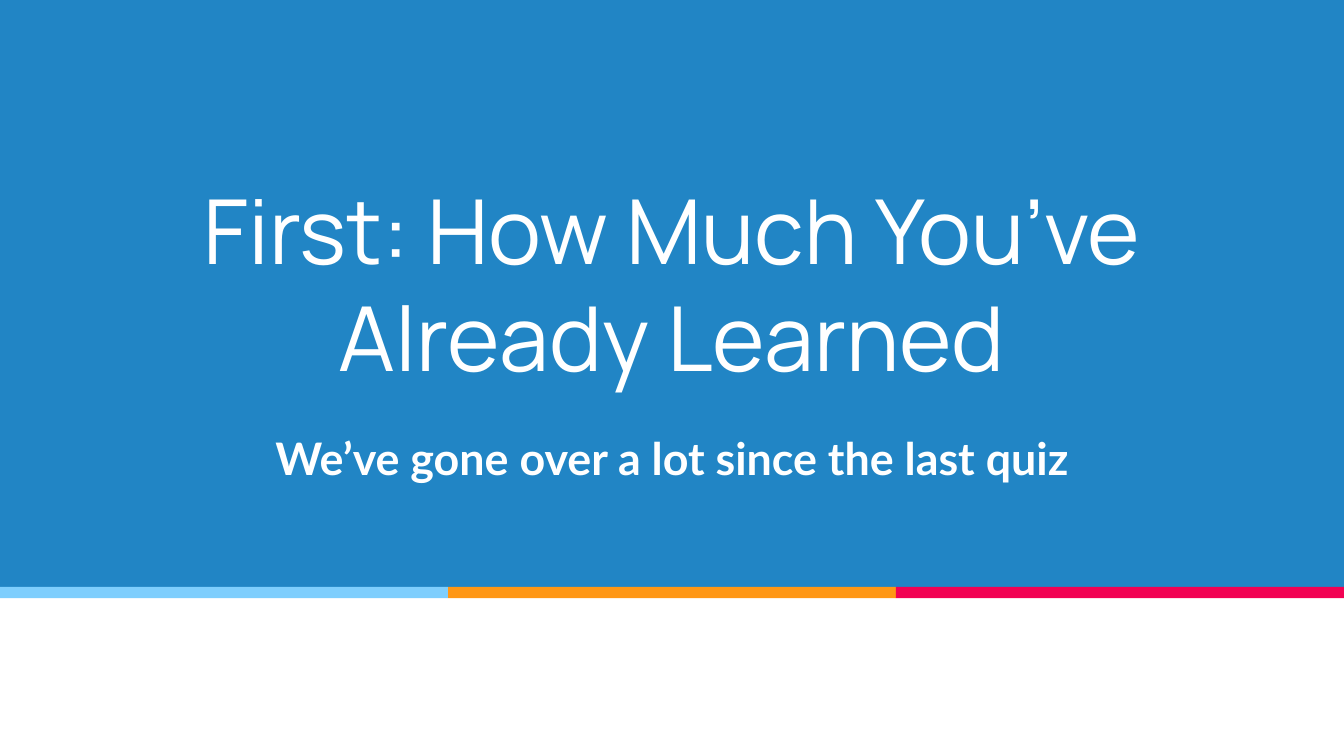
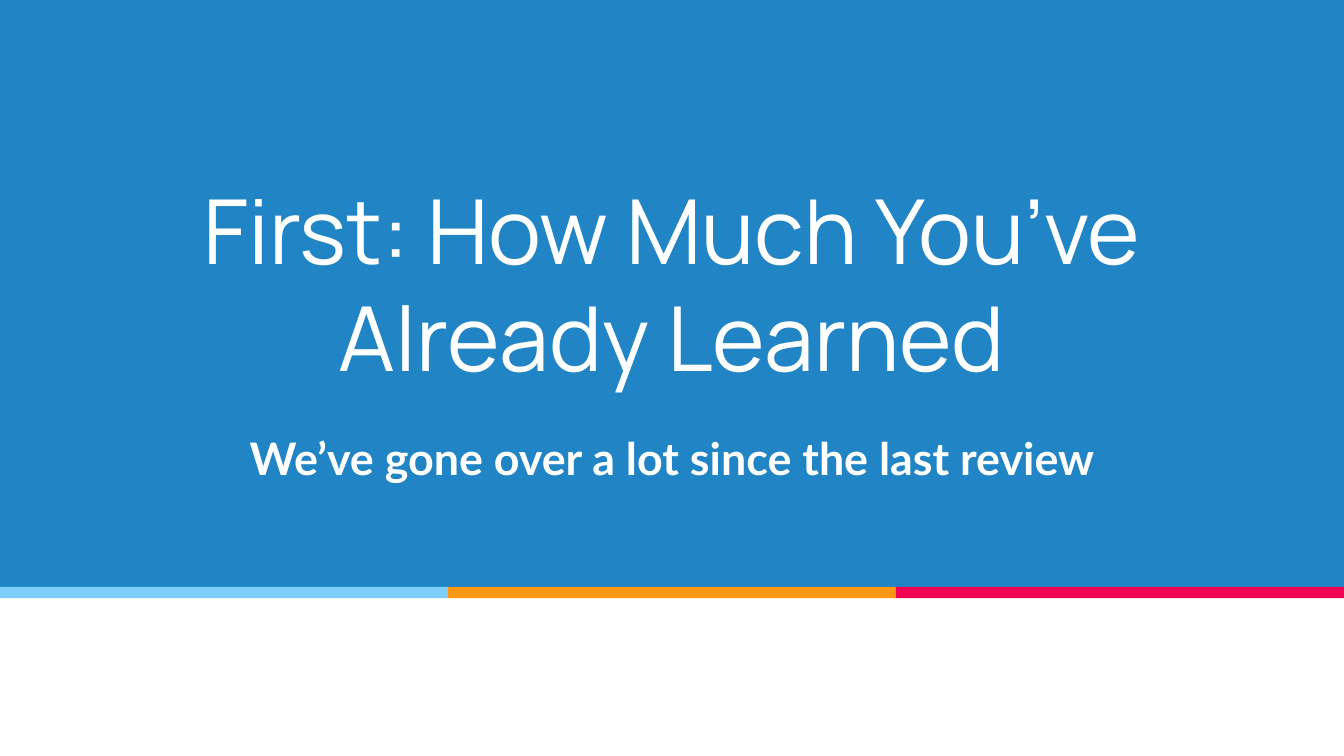
Before and after one commit to cogpsychduke2019/cogpsychduke2019.github.io, a slide deck: slide 7 of files/CogPsychDay15.pptx. Drawn at 1344x756 pixels with LibreOffice and Linux fonts; fonts in the diff are those of the drawing. Boxes give left, top, right and bottom in pixels: in the first picture for what was removed or moved away, otherwise in the second. Text is boxed around its words. In the diff, an @@ line names an element or a change of style, - is before the commit and + after.

```diff
--- a/files/CogPsychDay15.pptx
+++ b/files/CogPsychDay15.pptx
@@ subtitle at [250,440,1094,483]: text changed @@
-We’ve gone over a lot since the last quiz
+We’ve gone over a lot since the last review
```
